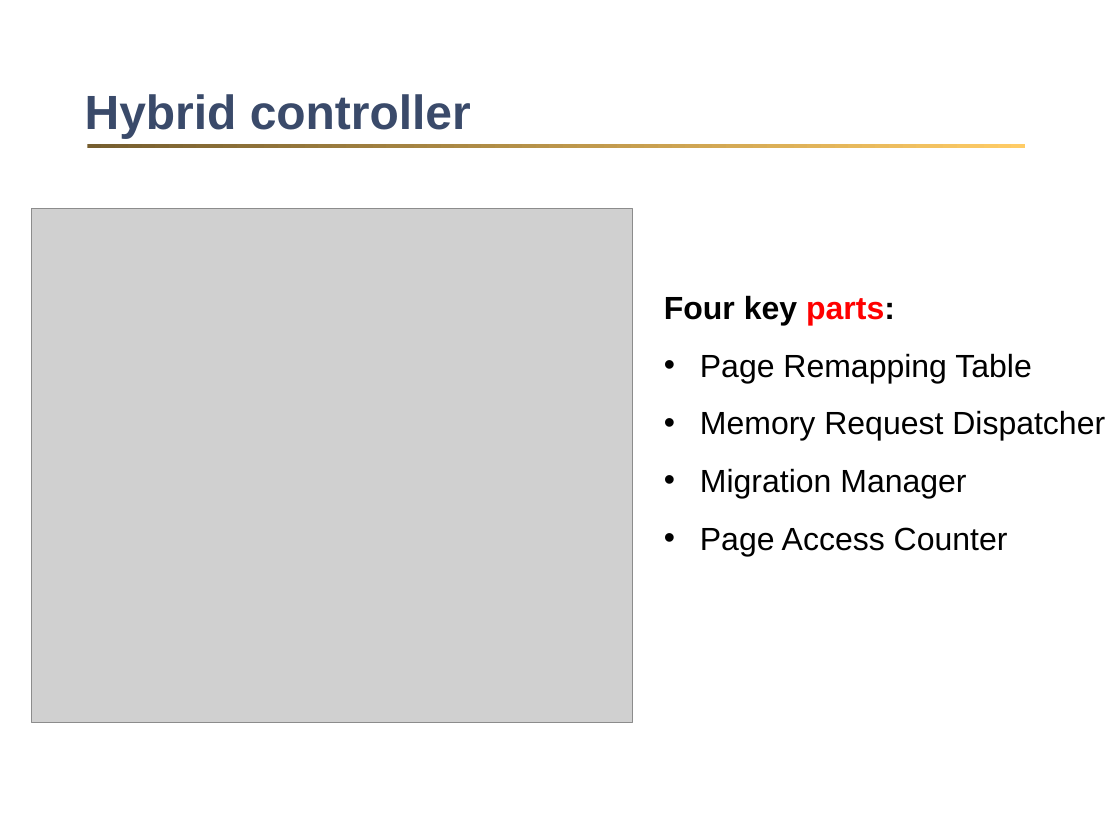
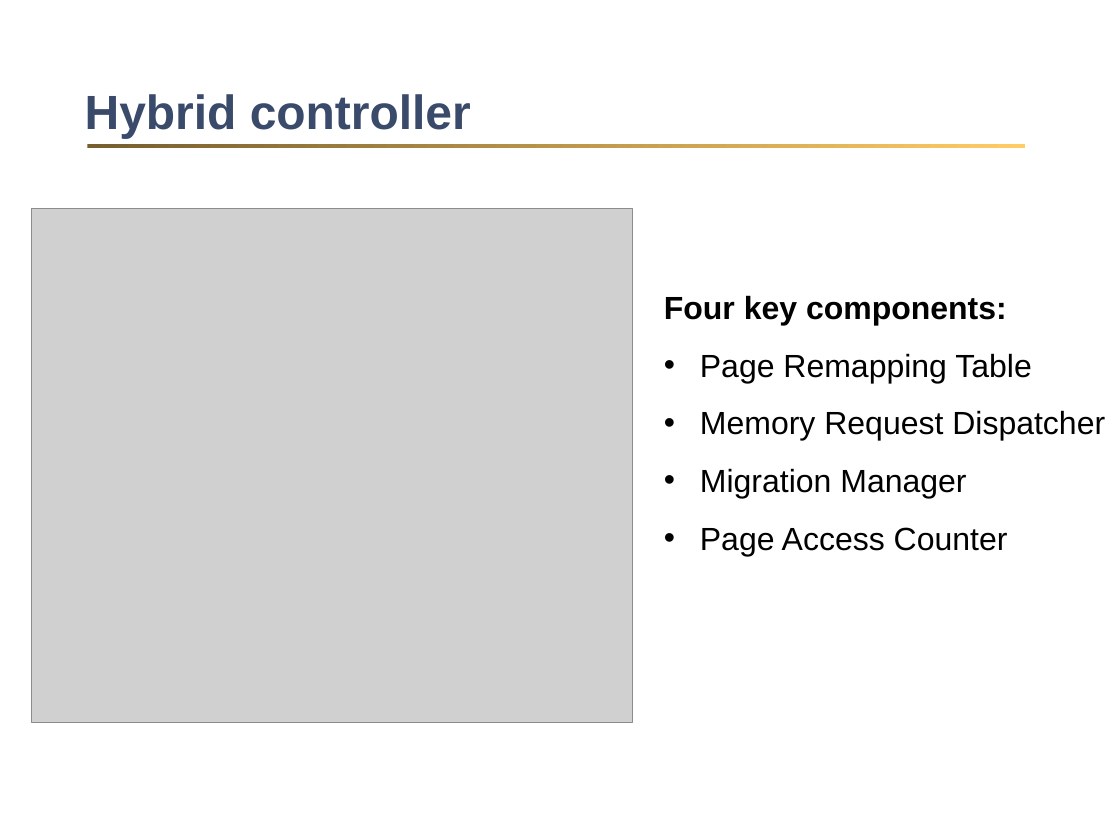
Before and after one commit to zhanghuiwan/LWshare, a slide deck: slide 8 of mascost.pptx. Drawn at 1120x840 pixels with LibreOffice and Linux fonts; fonts in the diff are those of the drawing; grey boxes stand for pictures; background and template pictures are left out. Boxes give left, top, right and bottom in pixels: in the first picture for what was removed or moved away, otherwise in the second. Text is boxed around its words. In the diff, an @@ line names an element or a change of style, - is before the commit and + after.

```diff
--- a/mascost.pptx
+++ b/mascost.pptx
@@ text at box(664, 295, 1007, 326): text changed @@
-Four key parts:
+Four key components:
```
Also in this commit, not shown: 3 other slides changed.
